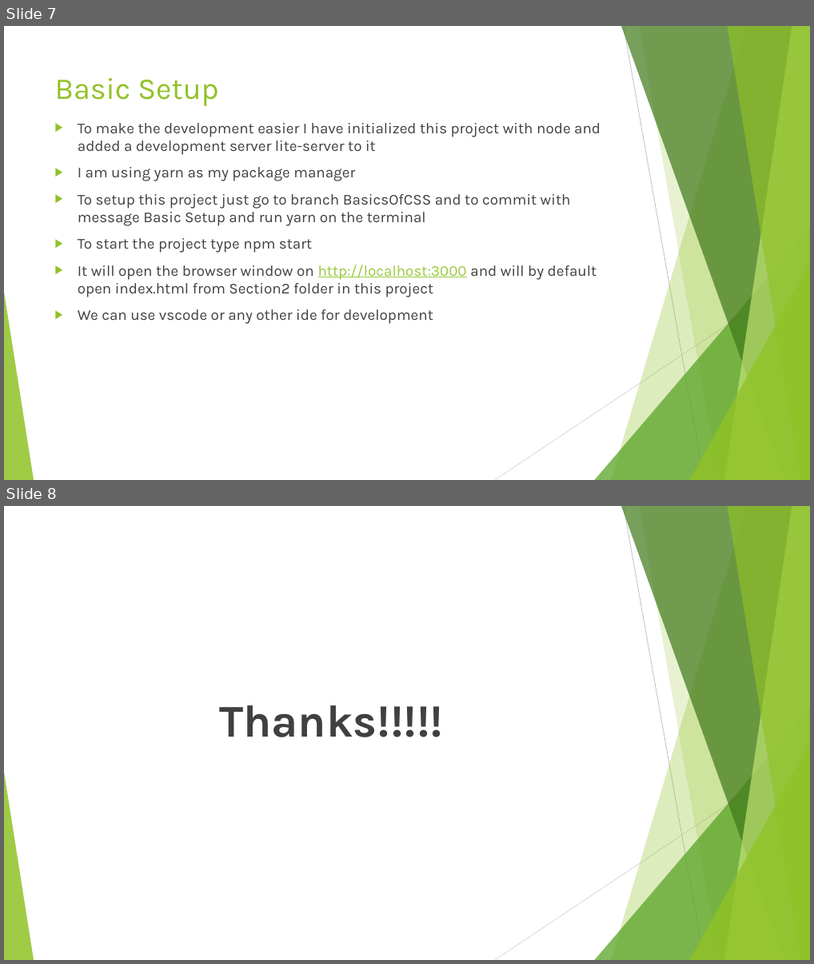
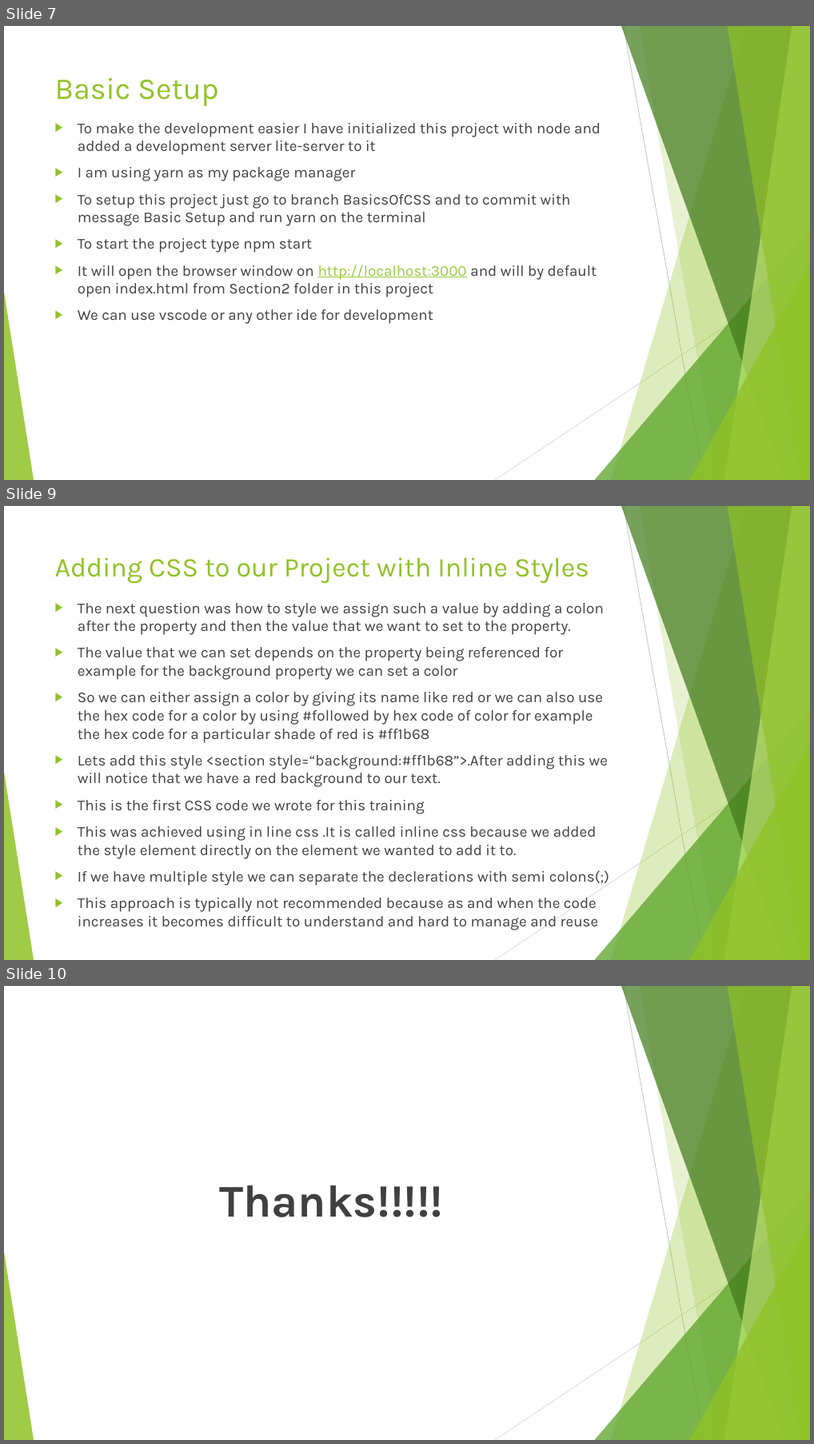
Before and after one commit to rudhrainfogain/CSS, a slide deck: PPT/Css-v2.pptx. Shown one above the other, each under a label of ours: slides 7 and 8 before the commit, slides 7, 9 and 10 after it; the slides between them are not shown. The pictures are 814x964 and 814x1444 pixels, drawn with LibreOffice and Linux fonts; fonts in the diff are those of the drawing. Boxes give left, top, right and bottom in pixels: in the first picture for what was removed or moved away, otherwise in the second. Text is boxed around its words. In the diff, an @@ line names an element or a change of style, - is before the commit and + after.

Commit message:
Inline styles

```diff
--- a/PPT/Css-v2.pptx
+++ b/PPT/Css-v2.pptx
@@ slide 9 added at bbox=[4, 506, 810, 960], background #FFFFFF; not listed: 10 template elements that a slide beside it also shows @@
@@ title added at bbox=[55, 557, 590, 583], 32.4 pt, text #90C226 @@
+Adding CSS to our Project with Inline Styles
@@ text added at bbox=[78, 603, 610, 930], 18 pt, text #404040 @@
+▶ The next question was how to style we assign such a value by adding a colon after the property and then the value that we want to set to the property.
+▶ The value that we can set depends on the property being referenced for example for the background property we can set a color
+▶ So we can either assign a color by giving its name like red or we can also use the hex code for a color by using #followed by hex code of color for example the hex code for a particular shade of red is #ff1b68
+▶ Lets add this style <section style=“background:#ff1b68”>.After adding this we will notice that we have a red background to our text.
+▶ This is the first CSS code we wrote for this training
+▶ This was achieved using in line css .It is called inline css because we added the style element directly on the element we wanted to add it to.
+▶ If we have multiple style we can separate the declerations with semi colons(;)
+▶ This approach is typically not recommended because as and when the code increases it becomes difficult to understand and hard to manage and reuse
@@ what was slide 8 is now slide 10 @@
```
Also in this commit, not shown: 1 other slide added, 1 other file.
